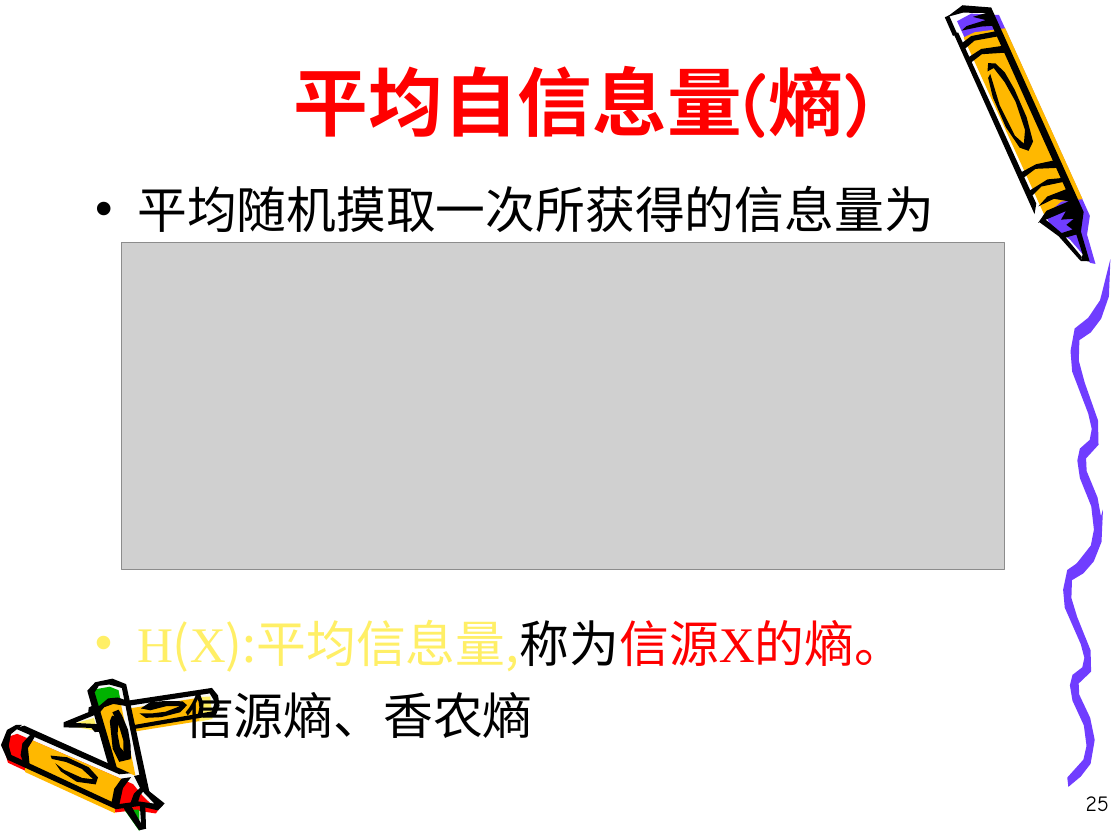
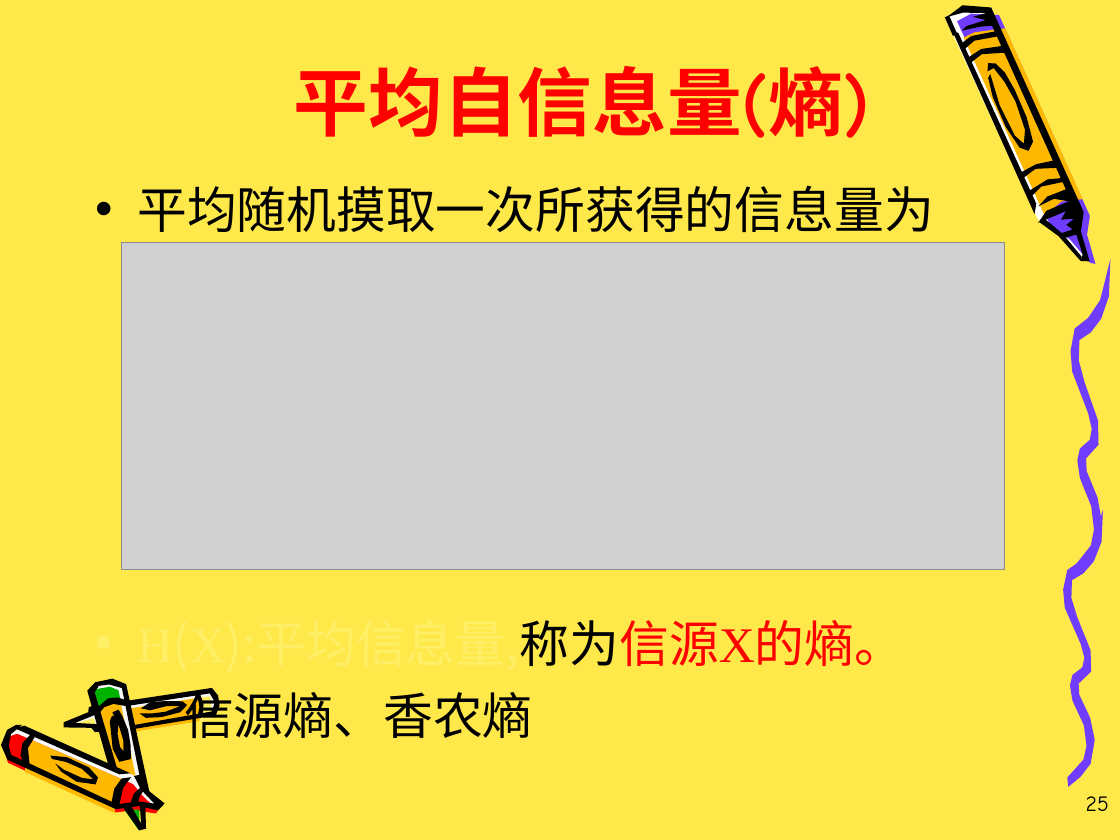
Before and after one commit to 2bWant2b/LearningMaterials, a slide deck: slide 25 of 信息论与编码/ch2-2.ppt. Drawn at 1120x840 pixels with LibreOffice and Linux fonts; fonts in the diff are those of the drawing; grey boxes stand for pictures. Boxes give left, top, right and bottom in pixels: in the first picture for what was removed or moved away, otherwise in the second. Text is boxed around its words. In the diff, an @@ line names an element or a change of style, - is before the commit and + after.

```diff
--- a/信息论与编码/ch2-2.ppt
+++ b/信息论与编码/ch2-2.ppt
@@ background #FFFFFF to #FFE84A @@
@@ freeform shape added at [880, 0, 1120, 259], fill #FFFFFF @@
```
Also in this commit, not shown: 22 other slides changed, 8 other files.
